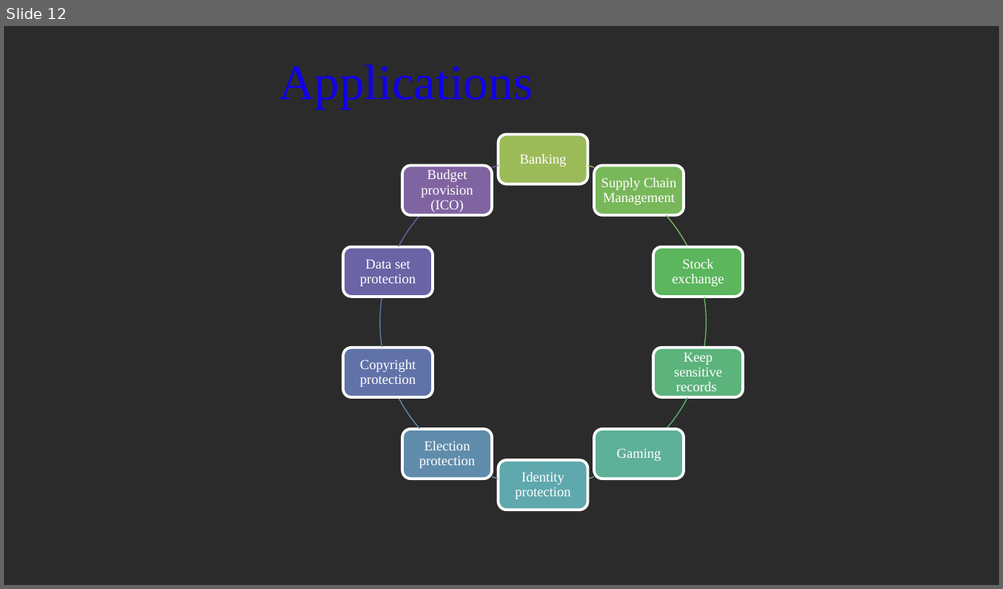
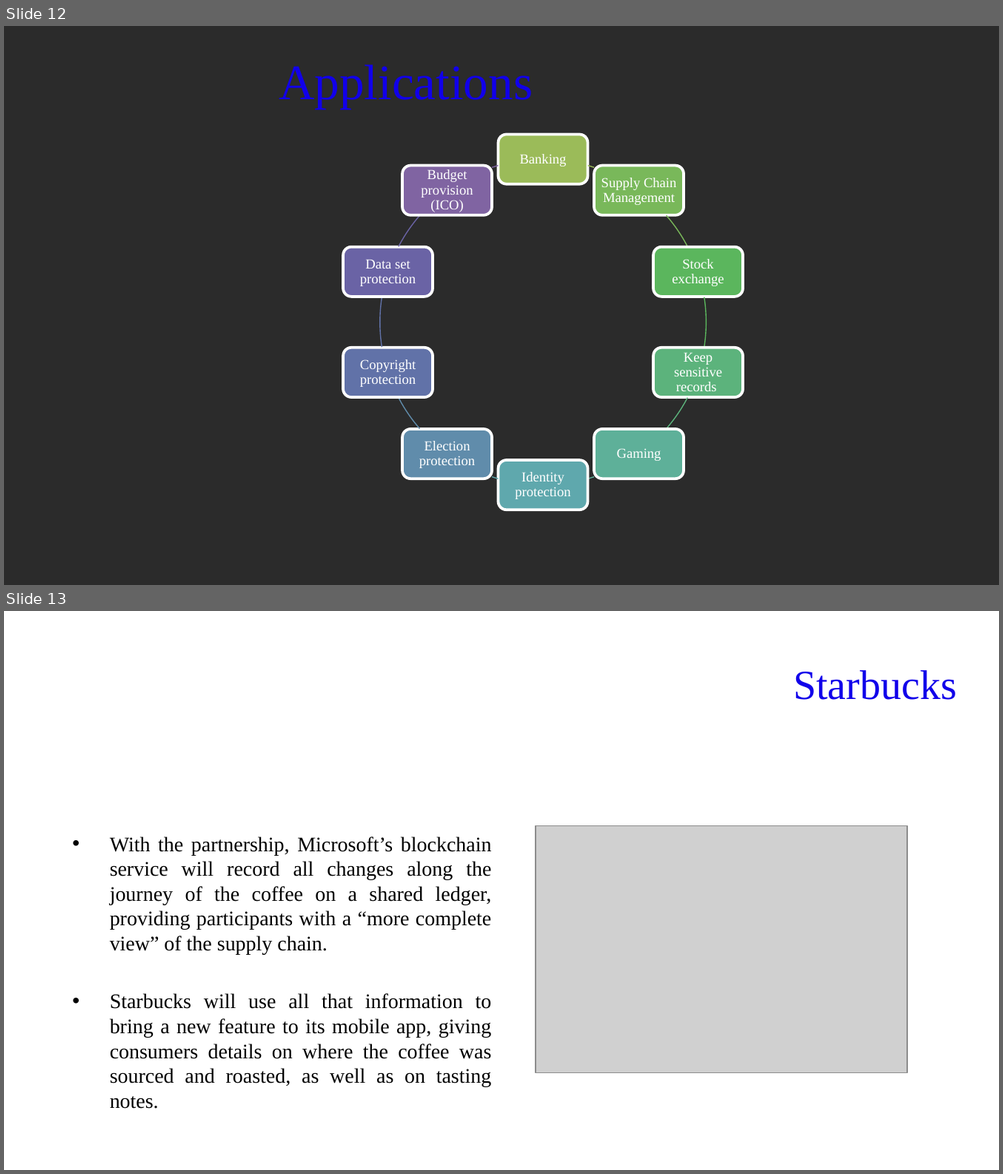
Before and after one commit to FIVIL/KtuPresentation, a slide deck: Blockchain 101.pptx. Shown one above the other, each under a label of ours: slide 12 before the commit, slides 12 and 13 after it. The pictures are 1003x589 and 1003x1174 pixels, drawn with LibreOffice and Linux fonts; fonts in the diff are those of the drawing; grey boxes stand for pictures; background and template pictures are left out; a plain dark background stands for a picture behind light text. Boxes give left, top, right and bottom in pixels: in the first picture for what was removed or moved away, otherwise in the second. Text is boxed around its words. In the diff, an @@ line names an element or a change of style, - is before the commit and + after.

Commit message:
Starbucks

```diff
--- a/Blockchain 101.pptx
+++ b/Blockchain 101.pptx
@@ slide 13 added at [4,611,999,1170], background picture (left out) @@
@@ title added at [793,670,956,700], 30 pt, text #1100EA @@
+Starbucks
@@ picture added at [535,826,906,1073] @@
@@ text added at [110,837,492,1086], 15 pt, text #000000 @@
+• With the partnership, Microsoft’s blockchain service will record all changes along the journey of the coffee on a shared ledger, providing participants with a “more complete view” of the supply chain.
+• Starbucks will use all that information to bring a new feature to its mobile app, giving consumers details on where the coffee was sourced and roasted, as well as on tasting notes.
```
